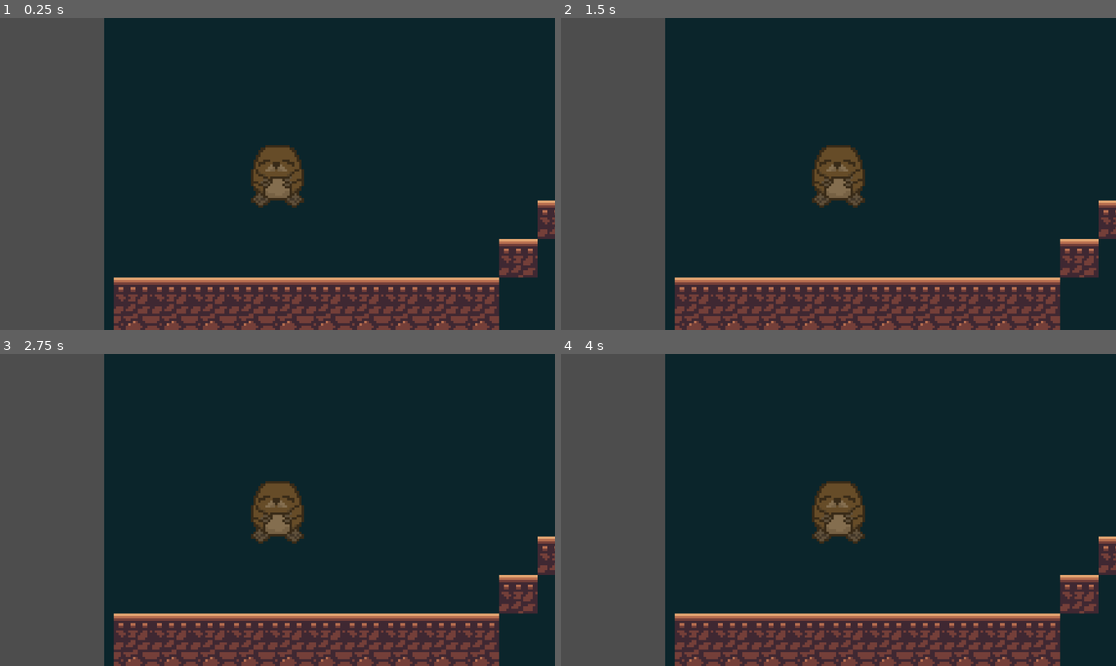
Above: before the commit, frames 1-4 (two rows, left to right).
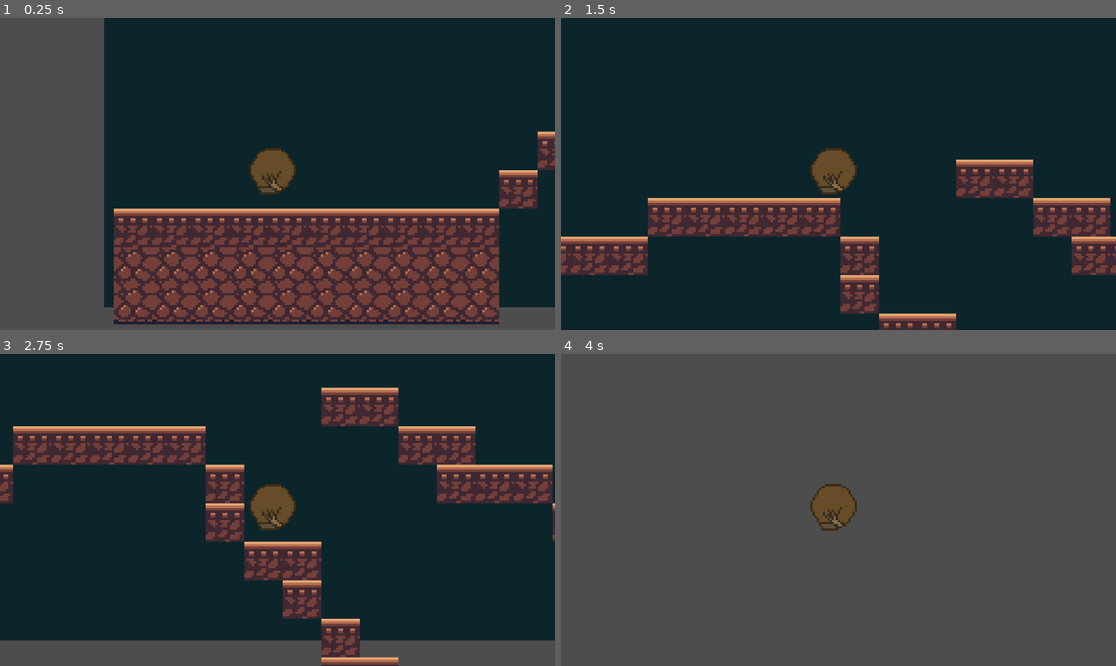
Above: after the commit, the same moments.

Repository: loumonti/bleble
Game: Godot game, scene res://node_2d.tscn
The game is run twice, just before and just after one commit, with the same random seed, the same clock (stepped at 60 frames per second) and the same inputs.
Inputs:
- Up to frame 1 (0.25 s): no input
- Up to frame 2 (1.5 s): tap Enter (ui_accept) at 0.5, 0.6, 0.77, 1.07 s; hold Right (ui_right) from 0.53 s (still down); tap Alt at 1.35 s
- Up to frame 3 (2.75 s): tap Enter (ui_accept) at 1.52, 1.55, 1.82, 2.3 s; release Right (ui_right) at 2.03 s; hold Left (ui_left) from 2.03 s (still down); tap Shift at 2.1 s
- Up to frame 4 (4 s): release Left (ui_left) at 2.78 s; hold Right (ui_right) from 2.78 s (still down); tap Enter (ui_accept) at 2.85, 3.02, 3.32, 3.77, 3.8 s; tap Alt at 3.6 s

The runs differ from the first frame. In frame 1, 28% of the frame differs, in the area x 18-100%, y 36-100%; in frame 2, 40%; in frame 3, 44%; in frame 4, 80%, in the area x 18-100%, y 0-100%.

Commit message:
primer codigo de topo

Diff:
--- /dev/null
+++ b/bleble/topo.gd
@@ -0,0 +1,25 @@
+extends CharacterBody2D
+
+
+const SPEED = 300.0
+const JUMP_VELOCITY = -400.0
+
+
+func _physics_process(delta: float) -> void:
+	# Add the gravity.
+	if not is_on_floor():
+		velocity += get_gravity() * delta
+
+	# Handle jump.
+	if Input.is_action_just_pressed("ui_accept") and is_on_floor():
+		velocity.y = JUMP_VELOCITY
+
+	# Get the input direction and handle the movement/deceleration.
+	# As good practice, you should replace UI actions with custom gameplay actions.
+	var direction := Input.get_axis("ui_left", "ui_right")
+	if direction:
+		velocity.x = direction * SPEED
+	else:
+		velocity.x = move_toward(velocity.x, 0, SPEED)
+
+	move_and_slide()
--- a/bleble/topo.tscn
+++ b/bleble/topo.tscn
@@ -1,6 +1,7 @@
-[gd_scene load_steps=11 format=3 uid="uid://cd4n1mtq3lap3"]
+[gd_scene load_steps=12 format=3 uid="uid://cd4n1mtq3lap3"]
 
 [ext_resource type="Texture2D" uid="uid://bd65vh5rh7d46" path="res://topo-idle.png" id="1_61n4o"]
+[ext_resource type="Script" uid="uid://b47rir602hnwx" path="res://topo.gd" id="1_polaf"]
 [ext_resource type="Texture2D" uid="uid://begfb4dwfik15" path="res://Sprite-0003.png" id="2_gtbfk"]
 
 [sub_resource type="AtlasTexture" id="AtlasTexture_gtbfk"]
@@ -59,18 +60,22 @@
 }]
 
 [sub_resource type="CapsuleShape2D" id="CapsuleShape2D_do3a1"]
-radius = 12.0
+radius = 11.0
+height = 22.0
 
 [node name="topo" type="CharacterBody2D"]
+script = ExtResource("1_polaf")
 
 [node name="AnimatedSprite2D" type="AnimatedSprite2D" parent="."]
 texture_filter = 1
+position = Vector2(-2, -2)
+scale = Vector2(0.875, 0.875)
 sprite_frames = SubResource("SpriteFrames_ia083")
-animation = &"idle"
-frame_progress = 0.3006556
+animation = &"rolling"
 
 [node name="Camera2D" type="Camera2D" parent="."]
 zoom = Vector2(5, 5)
 
 [node name="CollisionShape2D" type="CollisionShape2D" parent="."]
+position = Vector2(-2, -1)
 shape = SubResource("CapsuleShape2D_do3a1")
Not shown, added: bleble/topo.gd.uid
